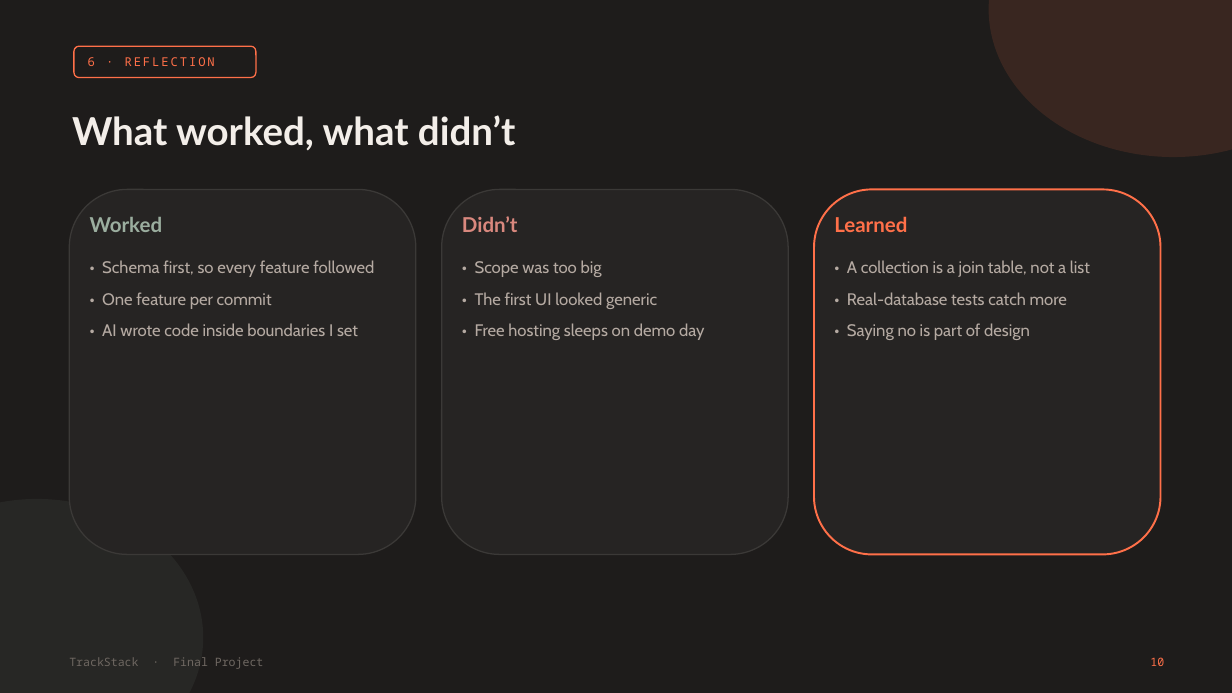
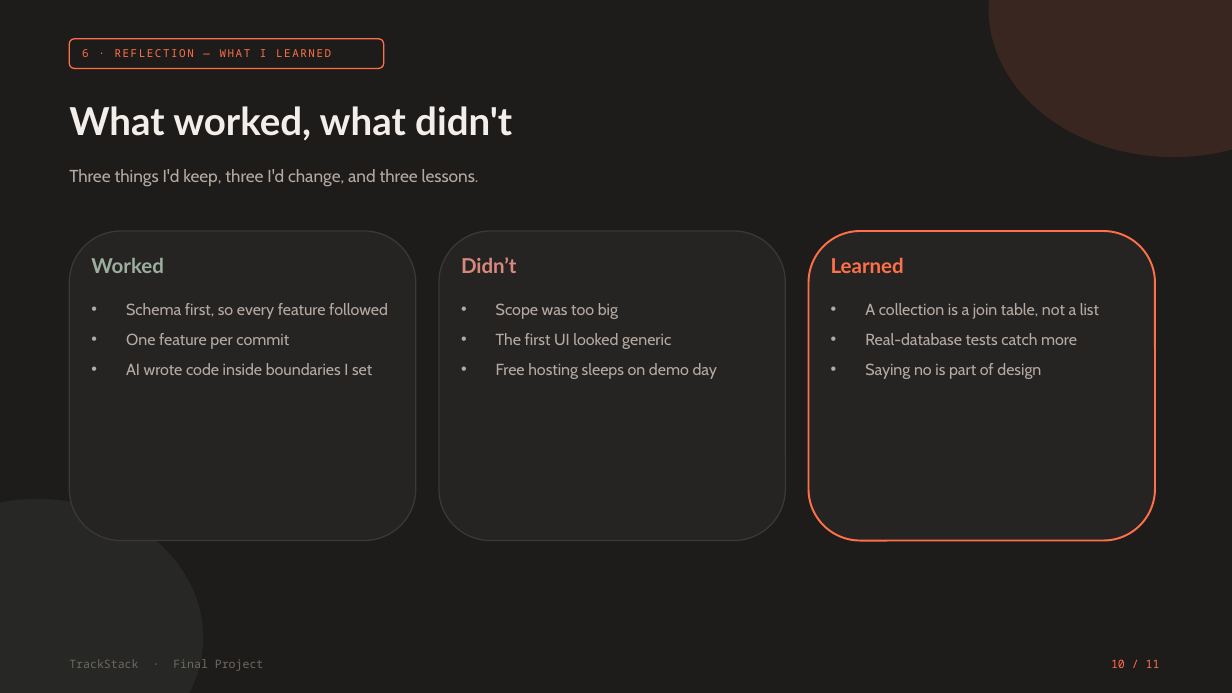
Before and after one commit to josephgreville/trackstack-v2, a slide deck: slide 10 of docs/presentation/TrackStack-Presentation.pptx. Drawn at 1232x693 pixels with LibreOffice and Linux fonts; fonts in the diff are those of the drawing. Boxes give left, top, right and bottom in pixels: in the first picture for what was removed or moved away, otherwise in the second. Text is boxed around its words. In the diff, an @@ line names an element or a change of style, - is before the commit and + after.

```diff
--- a/docs/presentation/TrackStack-Presentation.pptx
+++ b/docs/presentation/TrackStack-Presentation.pptx
@@ rounded rectangle: place and size @@
-rounded rectangle at (74, 46, 256, 78)
+rounded rectangle at (69, 39, 384, 68)
@@ text at (82, 49, 331, 57): text changed; size 9.5 to 8.5 pt @@
-6 · REFLECTION
+6 · REFLECTION — WHAT I LEARNED
@@ text at (69, 106, 512, 140): text changed @@
-What worked, what didn’t
+What worked, what didn't
@@ text added at (69, 169, 479, 187), 13.5 pt, text #B5AAA2 @@
+Three things I'd keep, three I'd change, and three lessons.
@@ rounded rectangle: place and size @@
-rounded rectangle at (69, 189, 416, 555)
+rounded rectangle at (69, 231, 416, 541)
@@ rounded rectangle: place and size @@
-rounded rectangle at (442, 189, 788, 555)
+rounded rectangle at (439, 231, 786, 541)
@@ rounded rectangle: place and size @@
-rounded rectangle at (814, 189, 1161, 555)
+rounded rectangle at (809, 231, 1155, 541)
@@ text "Worked": place and size @@
-text "Worked" at (90, 217, 163, 232)
+text "Worked" at (91, 258, 164, 273)
@@ text "Didn’t": place and size @@
-text "Didn’t" at (462, 216, 518, 232)
+text "Didn’t" at (461, 257, 517, 273)
@@ text "Learned": place and size @@
-text "Learned" at (834, 216, 907, 232)
+text "Learned" at (831, 257, 904, 273)
@@ text at (126, 303, 388, 375): text changed; size 13 to 12.5 pt @@
-• Schema first, so every feature followed
-• One feature per commit
-• AI wrote code inside boundaries I set
+• Schema first, so every feature followed
+• One feature per commit
+• AI wrote code inside boundaries I set
@@ text at (496, 303, 717, 379): text changed; size 13 to 12.5 pt @@
-• Scope was too big
-• The first UI looked generic
-• Free hosting sleeps on demo day
+• Scope was too big
+• The first UI looked generic
+• Free hosting sleeps on demo day
@@ text at (865, 303, 1099, 379): text changed; size 13 to 12.5 pt @@
-• A collection is a join table, not a list
-• Real-database tests catch more
-• Saying no is part of design
+• A collection is a join table, not a list
+• Real-database tests catch more
+• Saying no is part of design
@@ text at (1111, 659, 1160, 668): text changed @@
-10
+10 / 11
```
Also in this commit, not shown: 9 other slides changed, 1 slide added, 1 slide removed, 6 other files.
